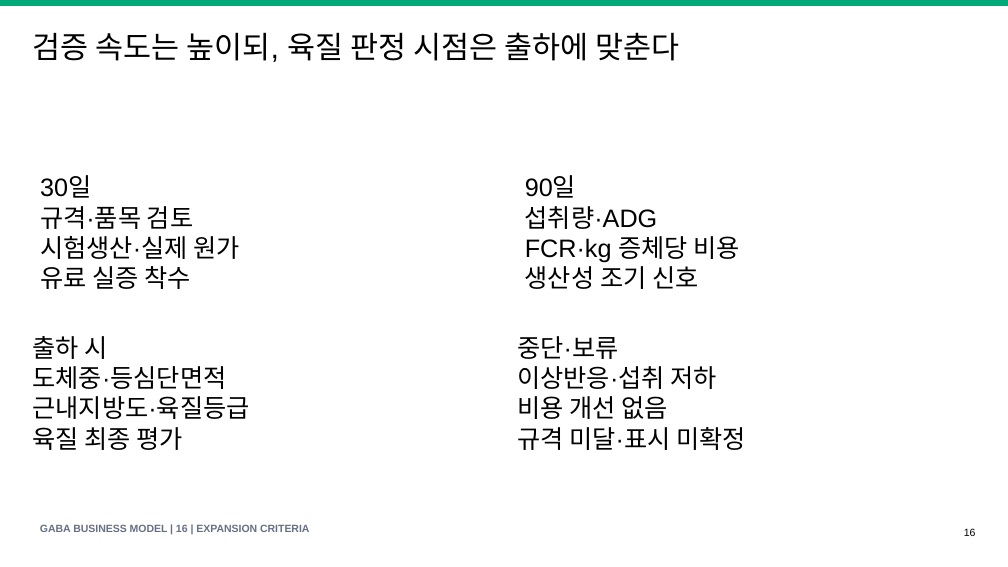
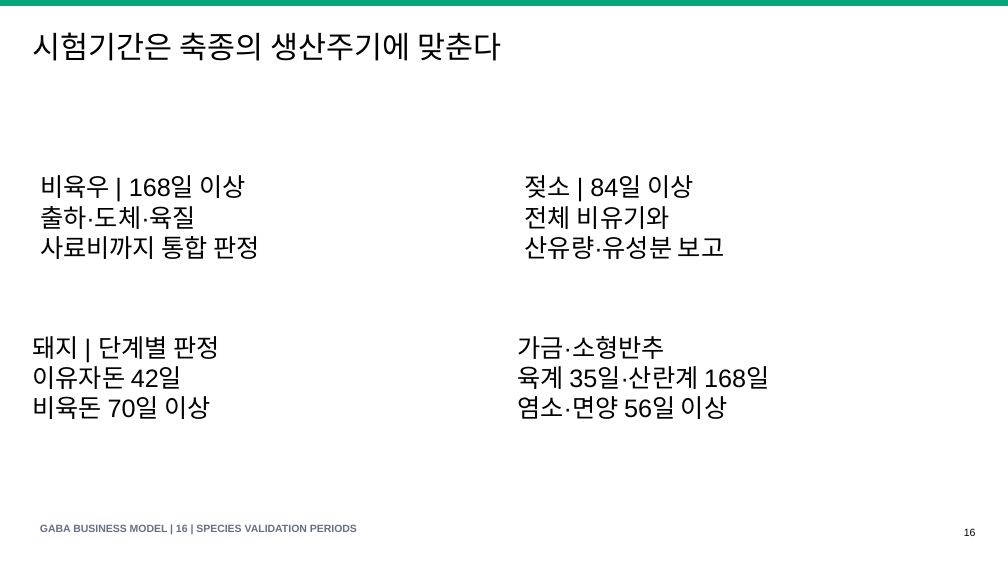
Before and after one commit to KRAdavid/gaba-feed-business-index, a slide deck: slide 16 of GABA_Feed_Business_Model_Speech_Deck_v1.pptx. Drawn at 1008x567 pixels with LibreOffice and Linux fonts; fonts in the diff are those of the drawing. Boxes give left, top, right and bottom in pixels: in the first picture for what was removed or moved away, otherwise in the second. Text is boxed around its words. In the diff, an @@ line names an element or a change of style, - is before the commit and + after.

```diff
--- a/GABA_Feed_Business_Model_Speech_Deck_v1.pptx
+++ b/GABA_Feed_Business_Model_Speech_Deck_v1.pptx
@@ text at [33, 32, 501, 61]: text changed @@
-검증 속도는 높이되, 육질 판정 시점은 출하에 맞춘다
+시험기간은 축종의 생산주기에 맞춘다
@@ text at [40, 175, 260, 259]: text changed @@
-30일
-규격·품목 검토
-시험생산·실제 원가
-유료 실증 착수
+비육우 | 168일 이상
+출하·도체·육질
+사료비까지 통합 판정
@@ text at [525, 175, 724, 259]: text changed @@
-90일
-섭취량·ADG
-FCR·kg 증체당 비용
-생산성 조기 신호
+젖소 | 84일 이상
+전체 비유기와
+산유량·유성분 보고
@@ text at [33, 336, 219, 419]: text changed @@
-출하 시
-도체중·등심단면적
-근내지방도·육질등급
-육질 최종 평가
+돼지 | 단계별 판정
+이유자돈 42일
+비육돈 70일 이상
@@ text at [517, 336, 769, 419]: text changed @@
-중단·보류
-이상반응·섭취 저하
-비용 개선 없음
-규격 미달·표시 미확정
+가금·소형반추
+육계 35일·산란계 168일
+염소·면양 56일 이상
@@ text at [40, 524, 357, 532]: text changed @@
-GABA BUSINESS MODEL | 16 | EXPANSION CRITERIA
+GABA BUSINESS MODEL | 16 | SPECIES VALIDATION PERIODS
```
Also in this commit, not shown: 7 other slides changed, 17 other files.
